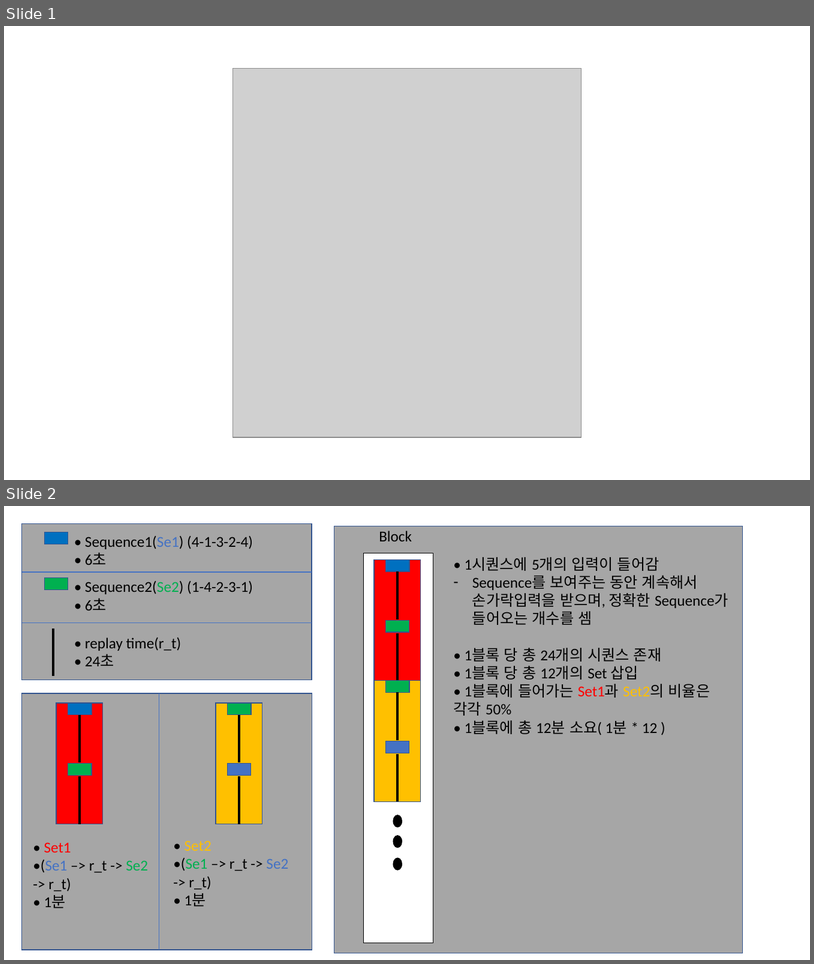
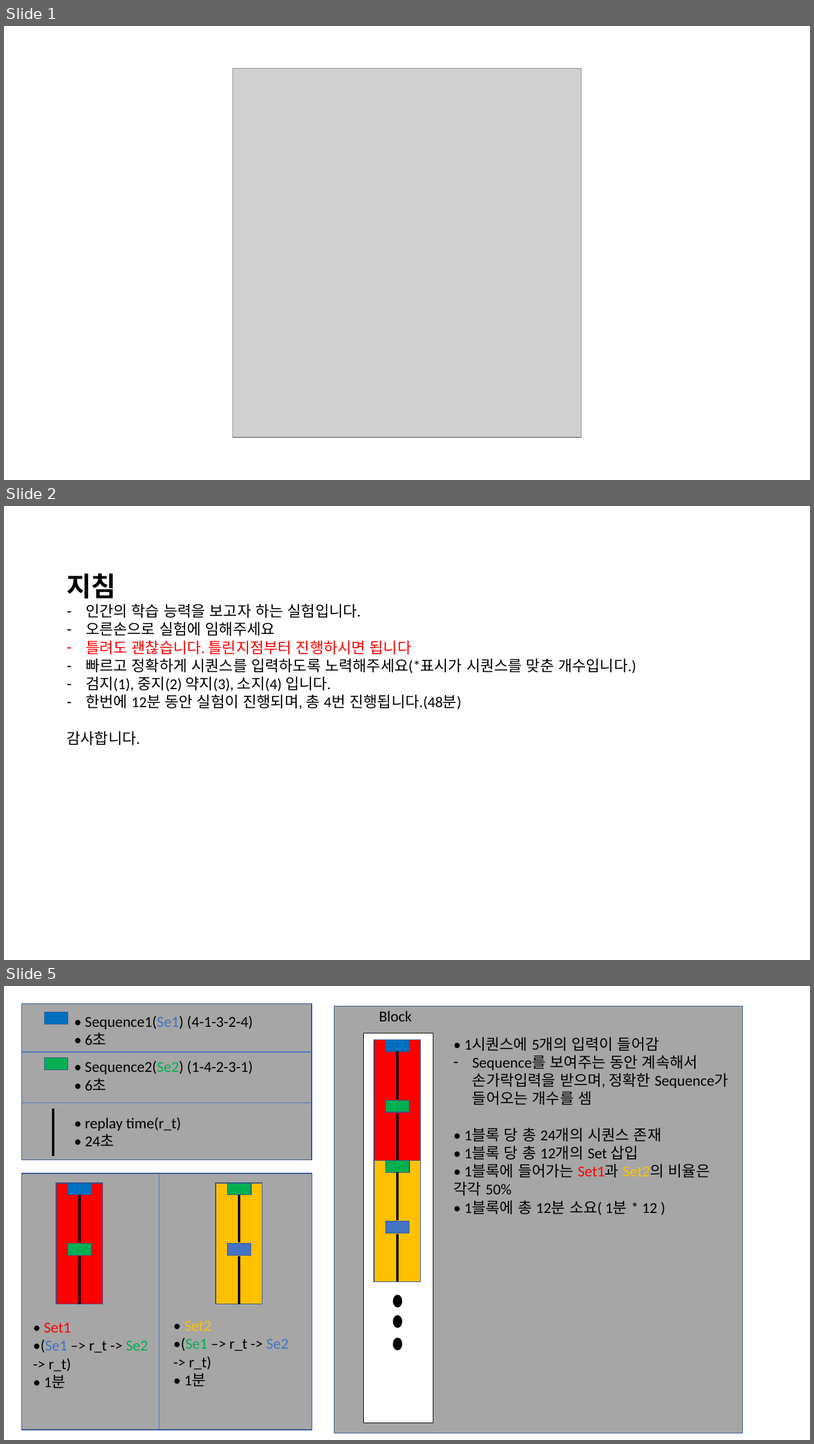
Before and after one commit to SeojinYoon/Statistics_sj, a slide deck: CLMN/Replay_Exp/blueprint/blueprint_0324v2.pptx. Shown one above the other, each under a label of ours: slides 1 and 2 before the commit, slides 1, 2 and 5 after it; the slides between them are not shown. The pictures are 814x964 and 814x1444 pixels, drawn with LibreOffice and Linux fonts; fonts in the diff are those of the drawing; grey boxes stand for pictures. Boxes give left, top, right and bottom in pixels: in the first picture for what was removed or moved away, otherwise in the second. Text is boxed around its words. In the diff, an @@ line names an element or a change of style, - is before the commit and + after.

```diff
--- a/CLMN/Replay_Exp/blueprint/blueprint_0324v2.pptx
+++ b/CLMN/Replay_Exp/blueprint/blueprint_0324v2.pptx
@@ slide 2 added at (4, 506, 810, 960), background #FFFFFF @@
@@ text added at (67, 573, 636, 745), 18 pt, text #000000 @@
+지침
+– 인간의 학습 능력을 보고자 하는 실험입니다.
+– 오른손으로 실험에 임해주세요
+– 틀려도 괜찮습니다. 틀린지점부터 진행하시면 됩니다
+– 빠르고 정확하게 시퀀스를 입력하도록 노력해주세요(*표시가 시퀀스를 맞춘 개수입니다.)
+– 검지(1), 중지(2) 약지(3), 소지(4) 입니다.
+– 한번에 12분 동안 실험이 진행되며, 총 4번 진행됩니다.(48분)
+감사합니다.
@@ what was slide 2 is now slide 5 @@
```
Also in this commit, not shown: 2 other slides added, 5 slides removed, 2 other files.
